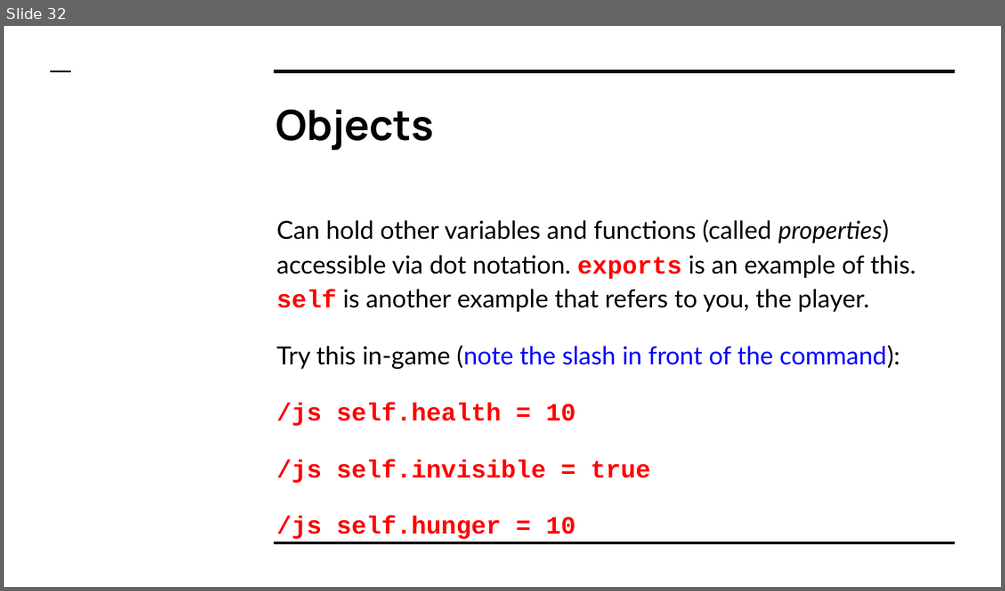
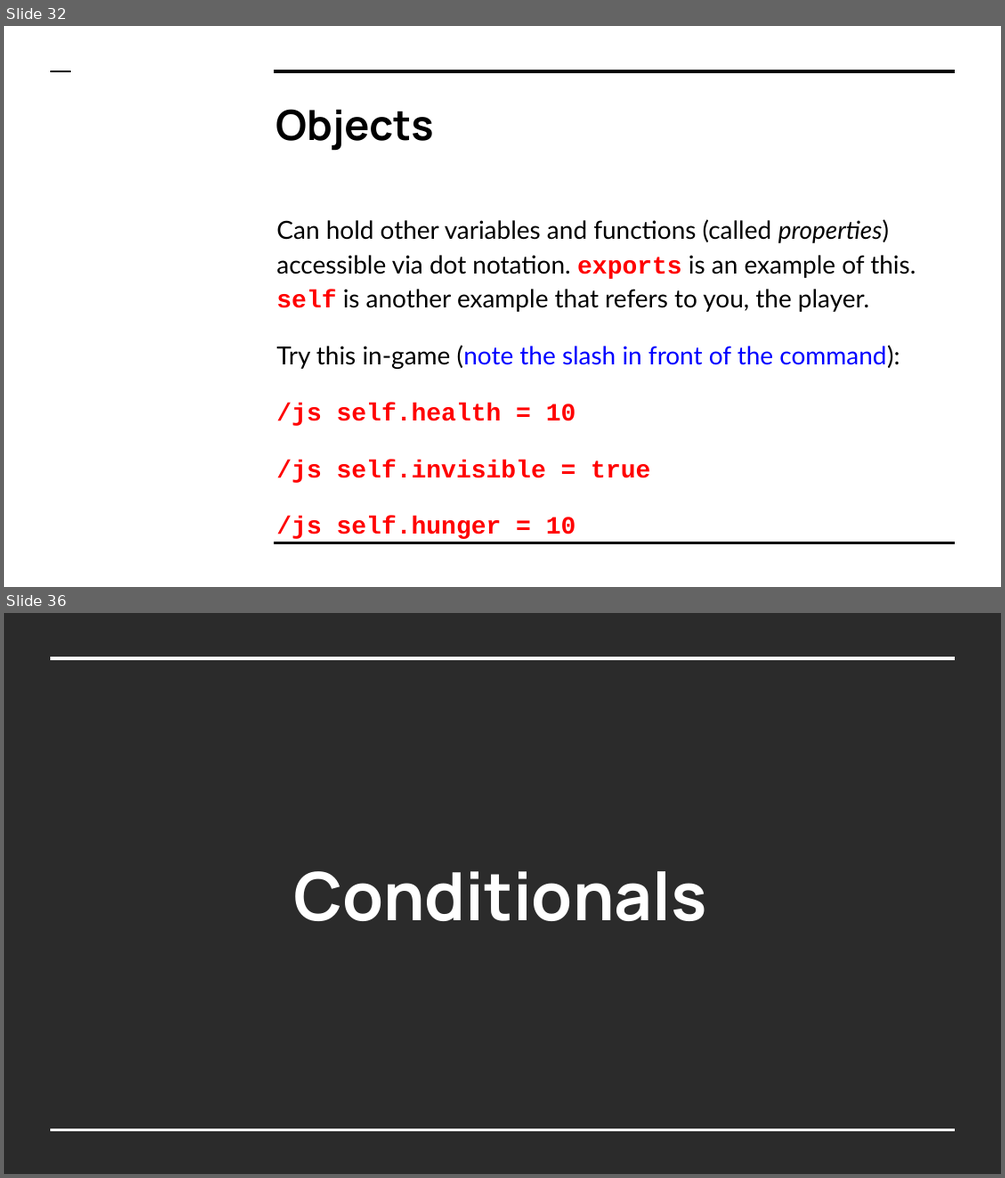
Before and after one commit to LetsCodeBlacksburg/ScriptCraft, a slide deck: slides/ScriptCraft- Day 01 (Getting Started).pptx. Shown one above the other, each under a label of ours: slide 32 before the commit, slides 32 and 36 after it; the slides between them are not shown. The pictures are 1005x591 and 1005x1178 pixels, drawn with LibreOffice and Linux fonts; fonts in the diff are those of the drawing; background and template pictures are left out; a plain dark background stands for a picture behind light text. Boxes give left, top, right and bottom in pixels: in the first picture for what was removed or moved away, otherwise in the second. Text is boxed around its words. In the diff, an @@ line names an element or a change of style, - is before the commit and + after.

Commit message:
Restored missing slides from the end of day 1 (events, arrays, conditionals)

```diff
--- a/slides/ScriptCraft- Day 01 (Getting Started).pptx
+++ b/slides/ScriptCraft- Day 01 (Getting Started).pptx
@@ slide 36 added at (4, 613, 1001, 1174), background picture (left out) @@
@@ line added from (51, 657) to (955, 657), #FFFFFF 3 pt @@
@@ title added at (293, 871, 707, 921), 48 pt, text #FFFFFF, bold @@
+Conditionals
@@ line added from (51, 1129) to (955, 1129), #FFFFFF 1.5 pt @@
```
Also in this commit, not shown: 16 other slides added, 1 other file.
